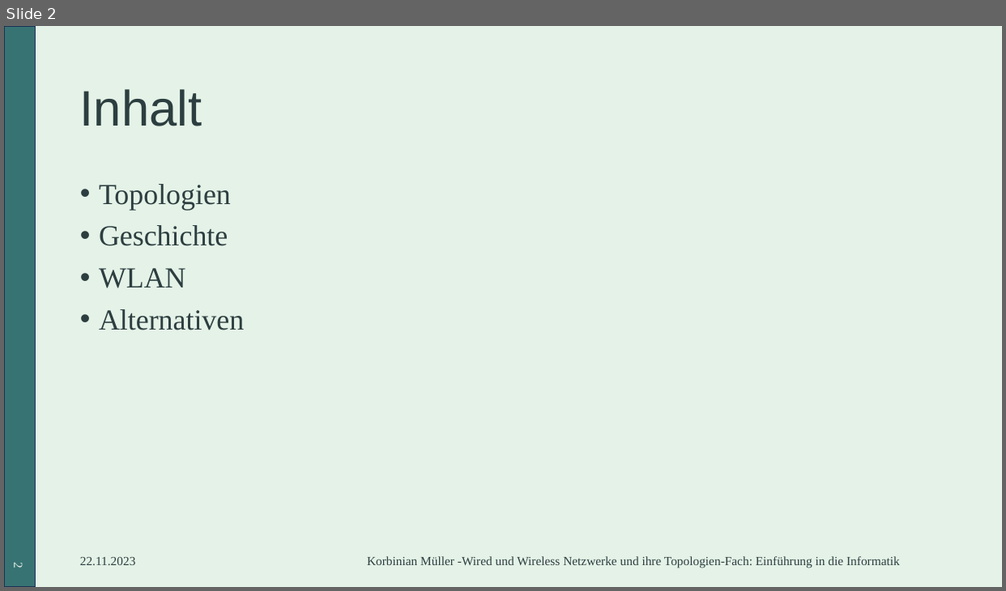
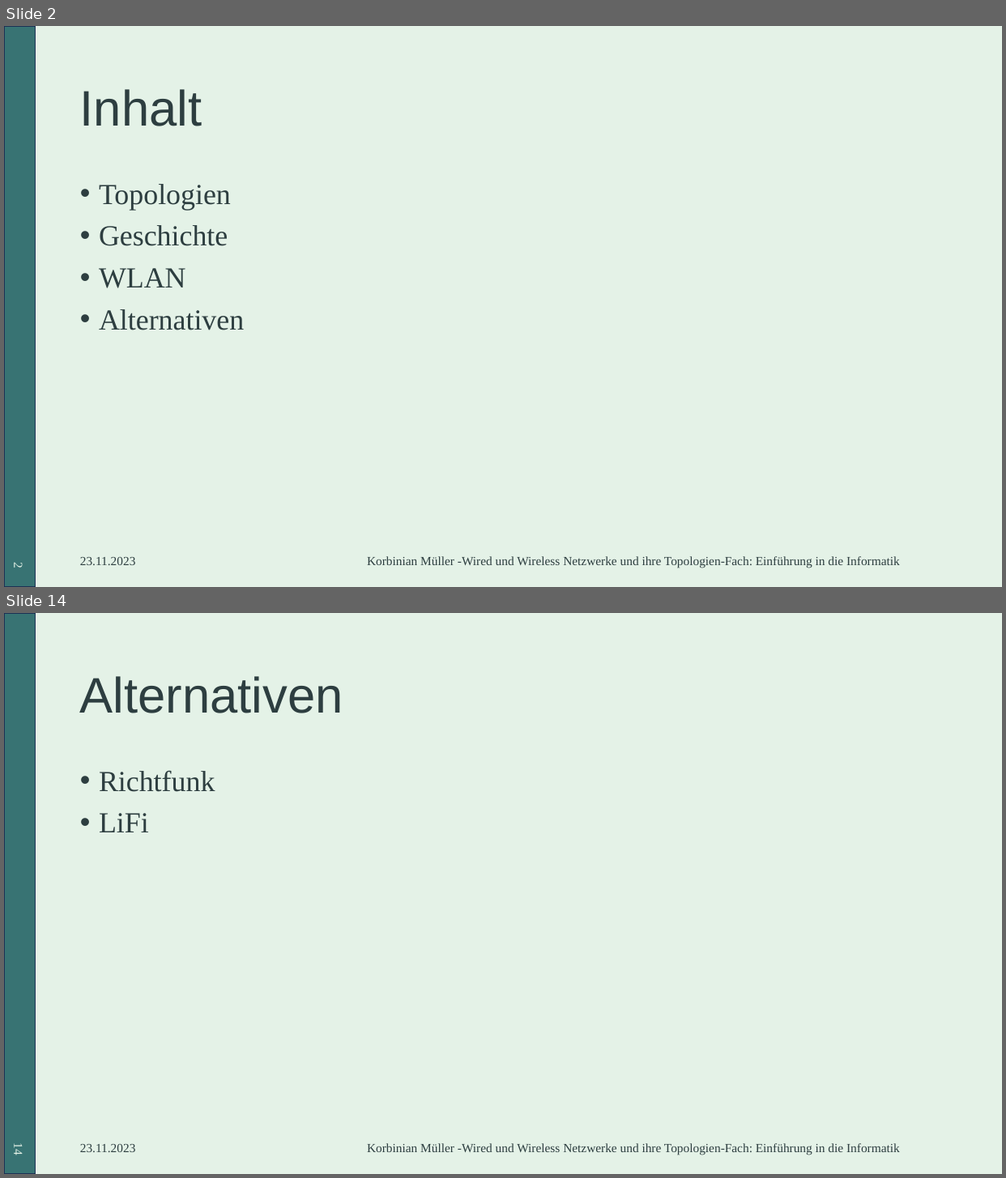
Before and after one commit to SpaRaw/IU_Unterlagen, a slide deck: 1_Semester/Einführung_in_die_Informatik(DSEI)/IU_Präsentation_DSEI.pptx. Shown one above the other, each under a label of ours: slide 2 before the commit, slides 2 and 14 after it; the slides between them are not shown. The pictures are 1006x591 and 1006x1178 pixels, drawn with LibreOffice and Linux fonts; fonts in the diff are those of the drawing. Boxes give left, top, right and bottom in pixels: in the first picture for what was removed or moved away, otherwise in the second. Text is boxed around its words. In the diff, an @@ line names an element or a change of style, - is before the commit and + after.

```diff
--- a/1_Semester/Einführung_in_die_Informatik(DSEI)/IU_Präsentation_DSEI.pptx
+++ b/1_Semester/Einführung_in_die_Informatik(DSEI)/IU_Präsentation_DSEI.pptx
@@ slide 14 added at <box>4,613,1002,1174</box>, background #E4F2E7; not listed: 1 template element that a slide beside it also shows @@
@@ title added at <box>80,676,343,713</box>, 48 pt, text #2D3E40 @@
+Alternativen
@@ text added at <box>99,770,215,833</box>, 28 pt, text #2D3E40 @@
+• Richtfunk
+• LiFi
@@ page number added at <box>11,1144,25,1156</box>, 12 pt, text #E4F2E7 @@
+14
@@ text added at <box>80,1144,136,1152</box>, 12 pt, text #2D3E40 @@
+23.11.2023
@@ text added at <box>367,1144,900,1156</box>, 12 pt, text #2D3E40 @@
+Korbinian Müller -Wired und Wireless Netzwerke und ihre Topologien-Fach: Einführung in die Informatik
@@ slide 2 changed as well @@
@@ text at <box>80,557,136,565</box>: text changed @@
-22.11.2023
+23.11.2023
```
Also in this commit, not shown: 1 other slide changed, 11 other slides added, 5 other files.
